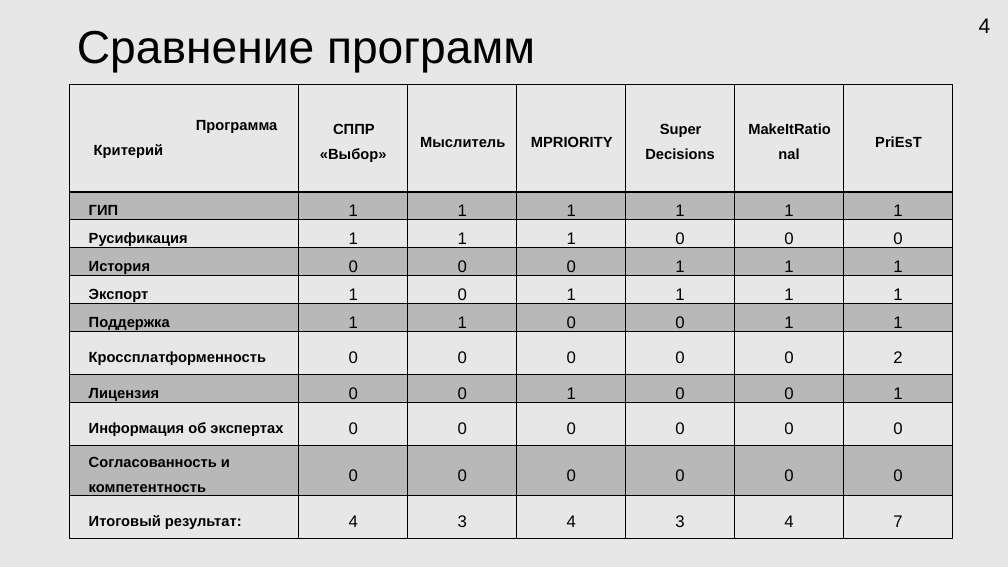
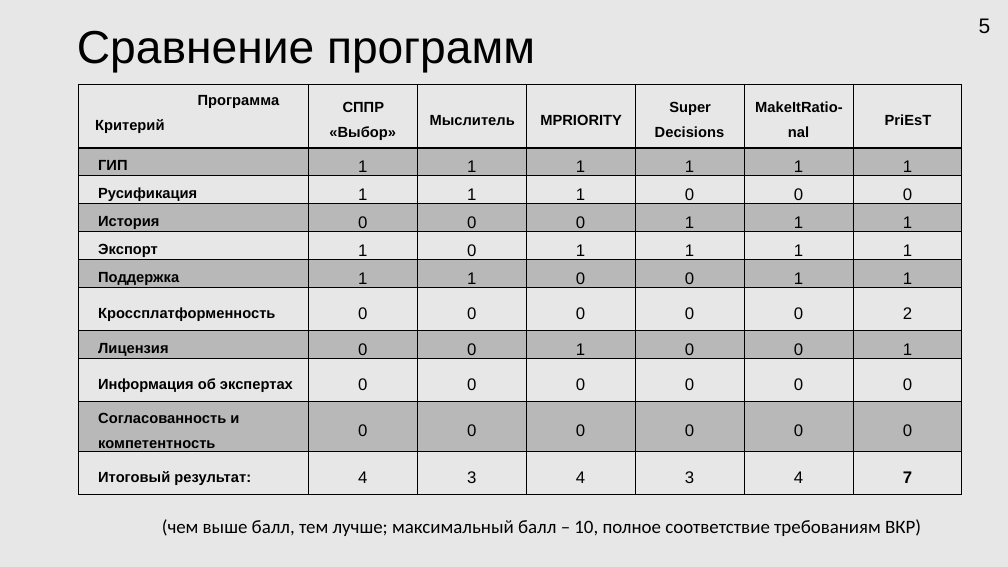
Before and after one commit to HORNetpy/testgitrepo, a slide deck: slide 5 of Docs/Мои документы/Презентация Microsoft PowerPoint.pptx (slide 4 before the commit). Drawn at 1008x567 pixels with LibreOffice and Linux fonts; fonts in the diff are those of the drawing. Boxes give left, top, right and bottom in pixels: in the first picture for what was removed or moved away, otherwise in the second. Text is boxed around its words. In the diff, an @@ line names an element or a change of style, - is before the commit and + after.

```diff
--- a/Docs/Мои документы/Презентация Microsoft PowerPoint.pptx
+++ b/Docs/Мои документы/Презентация Microsoft PowerPoint.pptx
@@ page number at box(979, 18, 991, 34): text changed @@
-4
+5
@@ table at box(79, 85, 962, 511) @@
-row 1, column 6: MakeItRational
+row 1, column 6: MakeItRatio-nal
@@ bold on in "7" @@
@@ indent changed @@
@@ table: place and size @@
-table at box(70, 85, 953, 556)
+table at box(79, 85, 962, 511)
@@ text added at box(162, 519, 921, 536), 18 pt, text #000000 @@
+(чем выше балл, тем лучше; максимальный балл – 10, полное соответствие требованиям ВКР)
```
Also in this commit, not shown: 8 other slides changed, 6 slides added, 1 slide removed, 4 other files.
